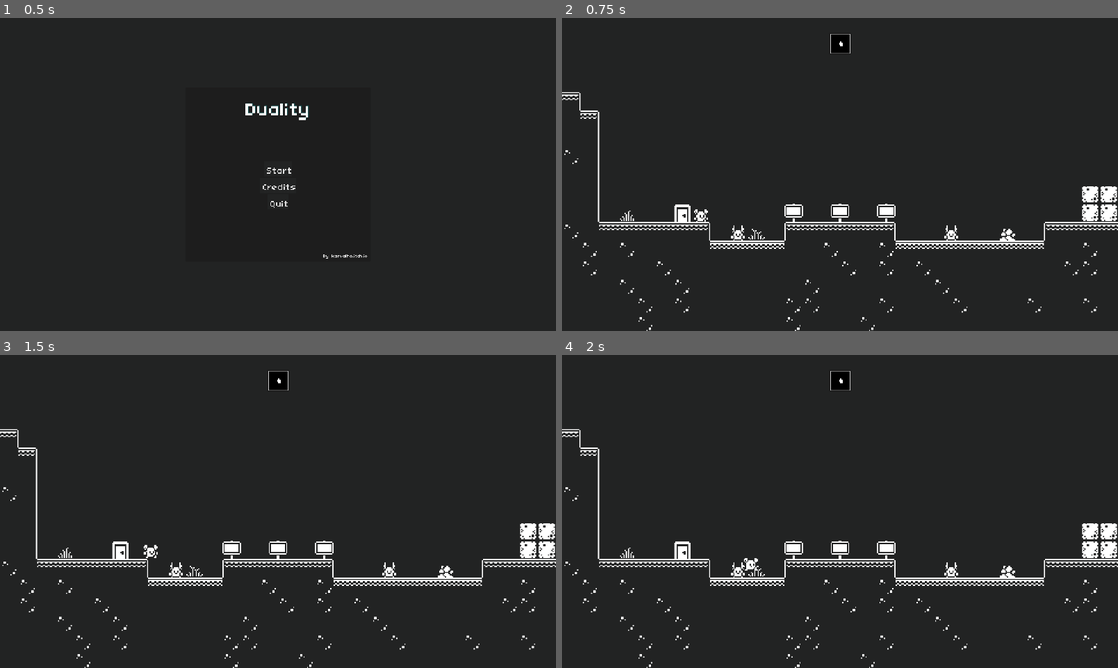
Above: before the commit, frames 1-4 (two rows, left to right).
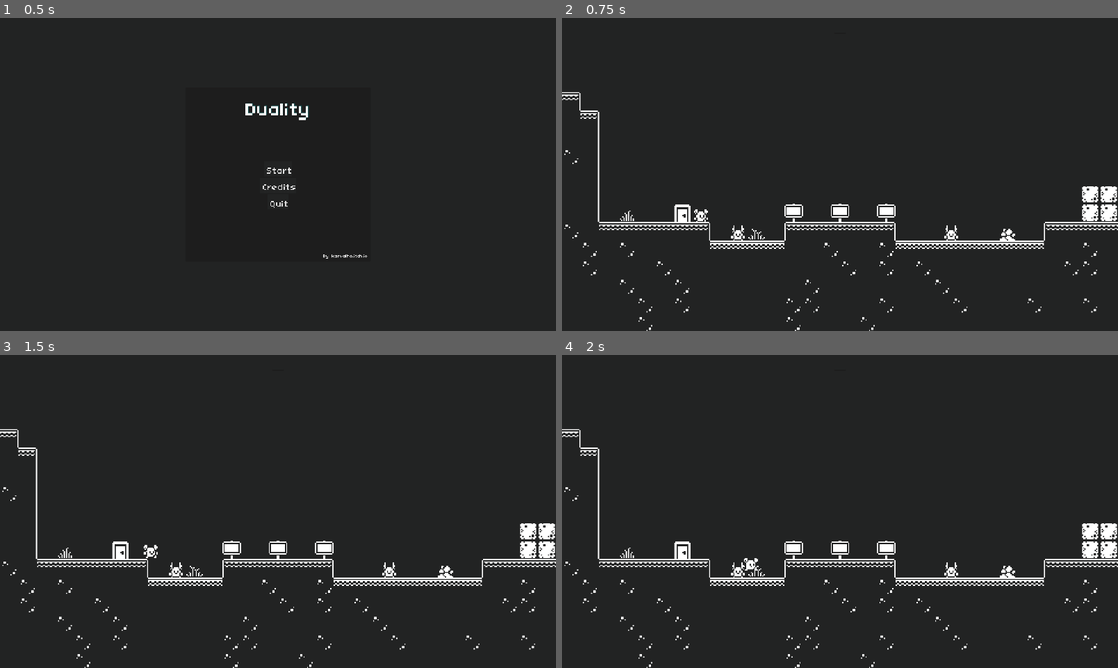
Above: after the commit, the same moments.

Repository: jrenato/duality
Game: Godot game, scene res://UI/main_menu.tscn
The game is run twice, just before and just after one commit, with the same random seed, the same clock (stepped at 60 frames per second) and the same inputs.
Inputs:
- Up to frame 1 (0.5 s): no input
- Up to frame 2 (0.75 s): click "Start" at 0.5 s
- Up to frame 3 (1.5 s): tap Enter at 1.25 s; hold D (move_right) from 1.28 s (still down); tap E (interact) at 1.35 s
- Up to frame 4 (2 s): keep holding D (move_right); tap Space (jump) at 1.52 s

Frame 1 is identical in both runs. In frame 2, 0.2% of the frame differs, in the area x 48-52%, y 5-12%; in frame 3, 0.2%; in frame 4, 0.2%.

Commit message:
Added projectile management to weapon component

Diff:
--- a/Components/Weapon/UI/weapon_screen.gd
+++ b/Components/Weapon/UI/weapon_screen.gd
@@ -2,8 +2,12 @@
 class_name WeaponScreenScene
 
 @export var projectile_slot_scene : PackedScene
-@onready var projectiles_slots_container: HBoxContainer = %ProjectilesSlotsContainer
+@onready var slots_container: HBoxContainer = %ProjectilesSlotsContainer
 
 
-func update_projectiles_slots(projectiles : Array[ProjectileInfo]) -> void:
-	pass
+func update_projectiles_slots(projectiles_info : Array[ProjectileInfo]) -> void:
+	for projectile_slot in slots_container.get_children():
+		projectile_slot.queue_free()
+	for projectile_info in projectiles_info:
+		var slot : ProjectileSlot = projectile_slot_scene.instantiate()
+		slots_container.add_child(slot)
--- a/Components/Weapon/UI/weapon_screen.tscn
+++ b/Components/Weapon/UI/weapon_screen.tscn
@@ -30,6 +30,3 @@
 [node name="ProjectilesSlotsContainer" type="HBoxContainer" parent="MarginContainer/PanelContainer/MarginContainer"]
 unique_name_in_owner = true
 layout_mode = 2
-
-[node name="ProjectilesSlot" parent="MarginContainer/PanelContainer/MarginContainer/ProjectilesSlotsContainer" instance=ExtResource("2_swm8m")]
-layout_mode = 2
--- a/Components/Weapon/weapon_component.gd
+++ b/Components/Weapon/weapon_component.gd
@@ -15,7 +15,7 @@
 		selected_projectile = 0
 	else:
 		available_projectiles[selected_projectile] = projectile_info
-	# weapon_screen.update_projectiles_slots(available_projectiles)
+	weapon_screen.update_projectiles_slots(available_projectiles)
 
 
 func shoot(direction : Vector2) -> void:
--- a/Components/Weapon/weapon_component.tscn
+++ b/Components/Weapon/weapon_component.tscn
@@ -1,12 +1,10 @@
-[gd_scene load_steps=4 format=3 uid="uid://c40nifgbj5d26"]
+[gd_scene load_steps=3 format=3 uid="uid://c40nifgbj5d26"]
 
 [ext_resource type="Script" path="res://Components/Weapon/weapon_component.gd" id="1_baxcr"]
 [ext_resource type="PackedScene" uid="uid://d31o71auillxx" path="res://Components/Weapon/UI/weapon_screen.tscn" id="2_6gsje"]
-[ext_resource type="Resource" uid="uid://cbyx3w2otjtew" path="res://Components/Weapon/Resources/rock_info.tres" id="2_cjq4n"]
 
 [node name="WeaponComponent" type="Node"]
 script = ExtResource("1_baxcr")
-available_projectiles = Array[Resource("res://Components/Weapon/Resources/projectile_info.gd")]([ExtResource("2_cjq4n")])
 
 [node name="WeaponScreen" parent="." instance=ExtResource("2_6gsje")]
 unique_name_in_owner = true
--- a/World/Items/rock_pile.gd
+++ b/World/Items/rock_pile.gd
@@ -3,6 +3,7 @@
 @onready var sprite: Sprite2D = $Sprite2D
 
 @export var objective_id: String
+@export var projectile_info : ProjectileInfo
 
 var active: bool
 
@@ -12,7 +13,7 @@
 
 
 func interact_with(player : Player) -> void:
-	# print("Picking rocks")
+	player.weapon_component.add_projectile(projectile_info)
 	Events.objective_updated.emit(objective_id, "interact", 1)
 
 
--- a/World/Items/rock_pile.tscn
+++ b/World/Items/rock_pile.tscn
@@ -1,13 +1,16 @@
-[gd_scene load_steps=4 format=3 uid="uid://diuas2hefmfa1"]
+[gd_scene load_steps=5 format=3 uid="uid://diuas2hefmfa1"]
 
 [ext_resource type="Script" path="res://World/Items/rock_pile.gd" id="1_mmlii"]
 [ext_resource type="Texture2D" uid="uid://gchd5erb0df1" path="res://Assets/new_spritesheet.png" id="2_delme"]
+[ext_resource type="Resource" uid="uid://cbyx3w2otjtew" path="res://Components/Weapon/Resources/rock_info.tres" id="2_e1m86"]
 
 [sub_resource type="RectangleShape2D" id="RectangleShape2D_vp543"]
 size = Vector2(16, 16)
 
 [node name="RockPile" type="Area2D"]
 script = ExtResource("1_mmlii")
+objective_id = "pick_rocks"
+projectile_info = ExtResource("2_e1m86")
 
 [node name="Sprite2D" type="Sprite2D" parent="."]
 position = Vector2(0, -8)
